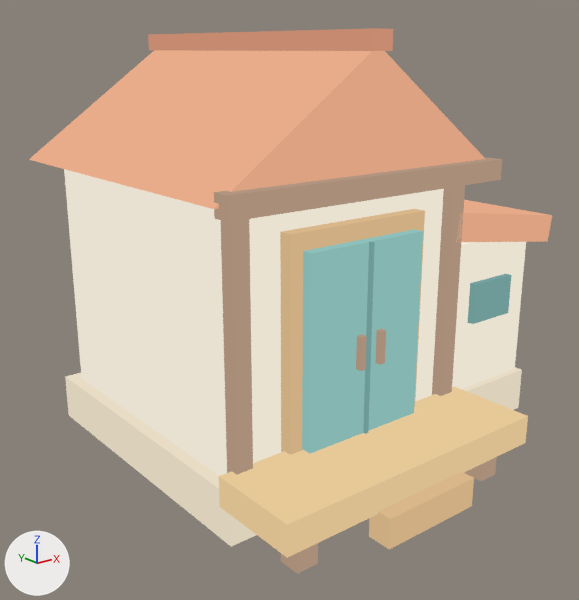
A saved change to the glTF model art/exports/warehouse-expanded.gltf.
Before and after are seen from a 50 mm lens placed at (-2.22, -2.64, 1.67), pointed at (-0.15, -0.05, 0.64). The axes (+X, +Y, +Z) are drawn at lower left. The lights are the same throughout. The picture after the commit comes second. Vertices at exactly the same position are counted once.

Objects in the first picture: 'warehouse-expanded'.
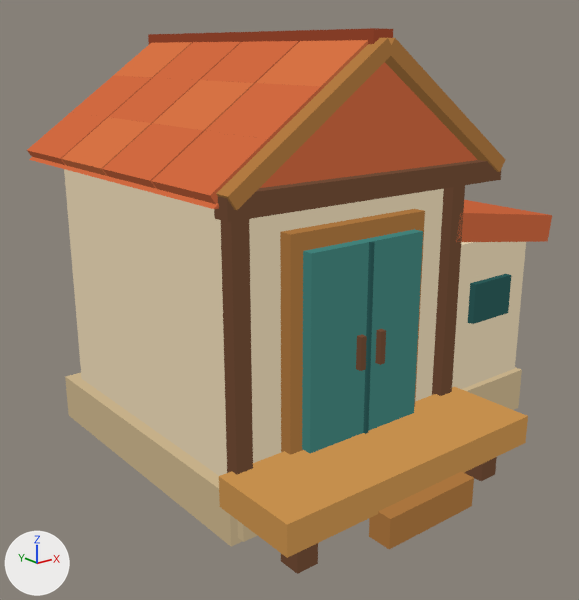
Changed parts and their boxes [x1, y1, x2, y2] in the pictures (579 x 600 px):
```json
{"object": "warehouse-expanded", "change": "reshaped", "before": [29, 28, 552, 574], "after": [27, 28, 552, 574]}
{"part": 1, "of": "me_warehouse_expanded", "change": "added", "after": [237, 520, 258, 542], "on screen": "mostly hidden"}
{"part": 2, "of": "me_warehouse_expanded", "change": "added", "after": [27, 38, 505, 210], "on screen": "orange"}
{"part": 3, "of": "me_warehouse_expanded", "change": "recoloured", "before": [29, 28, 552, 574], "after": [29, 28, 552, 574], "on screen": "darker"}
```

Edits to the scene script, one JSON object a line:
```json
{"block": "me_warehouse_expanded", "where": "# used by ob_warehouse_expanded; location = (0.0, 0.0, 0.0)"}
{"op": "remove", "block": "me_warehouse_expanded", "code": "me_warehouse_expanded.from_pydata(...)  # 180 vertices, 268 faces; spans x -0.92..0.94, y -0.99..0.82, z 0.0..1.74"}
{"op": "add", "block": "me_warehouse_expanded", "code": "me_warehouse_expanded.from_pydata(...)  # 444 vertices, 664 faces; spans x -0.93..0.94, y -0.99..0.82, z 0.0..1.74"}
{"block": "me_warehouse_expanded", "change": "me_warehouse_expanded part 1: a new loose piece, a box spanning x -0.83..-0.61, y -0.635..-0.59, z 0.025..0.195, in mat_bakedpalette"}
{"block": "me_warehouse_expanded", "change": "me_warehouse_expanded part 2"}
{"block": "me_warehouse_expanded", "change": "200 vertices are added at x -0.93..0.43, y -0.7..0.8, z 1.21..1.72"}
{"block": "me_warehouse_expanded", "change": "8 new vertices lie (0.0, 0.07, 0.0) away from vertices in x -0.91..0.41, y -0.7, z 1.21..1.71"}
{"block": "me_warehouse_expanded", "change": "312 new faces join them"}
{"block": "me_warehouse_expanded", "change": "me_warehouse_expanded part 3: 268 kept faces spanning x -0.92..0.94, y -0.99..0.82, z 0.0..1.74 get new vertex colours"}
{"block": "me_warehouse_expanded", "change": "other edits to the shape of me_warehouse_expanded do not show in these pictures"}
```
